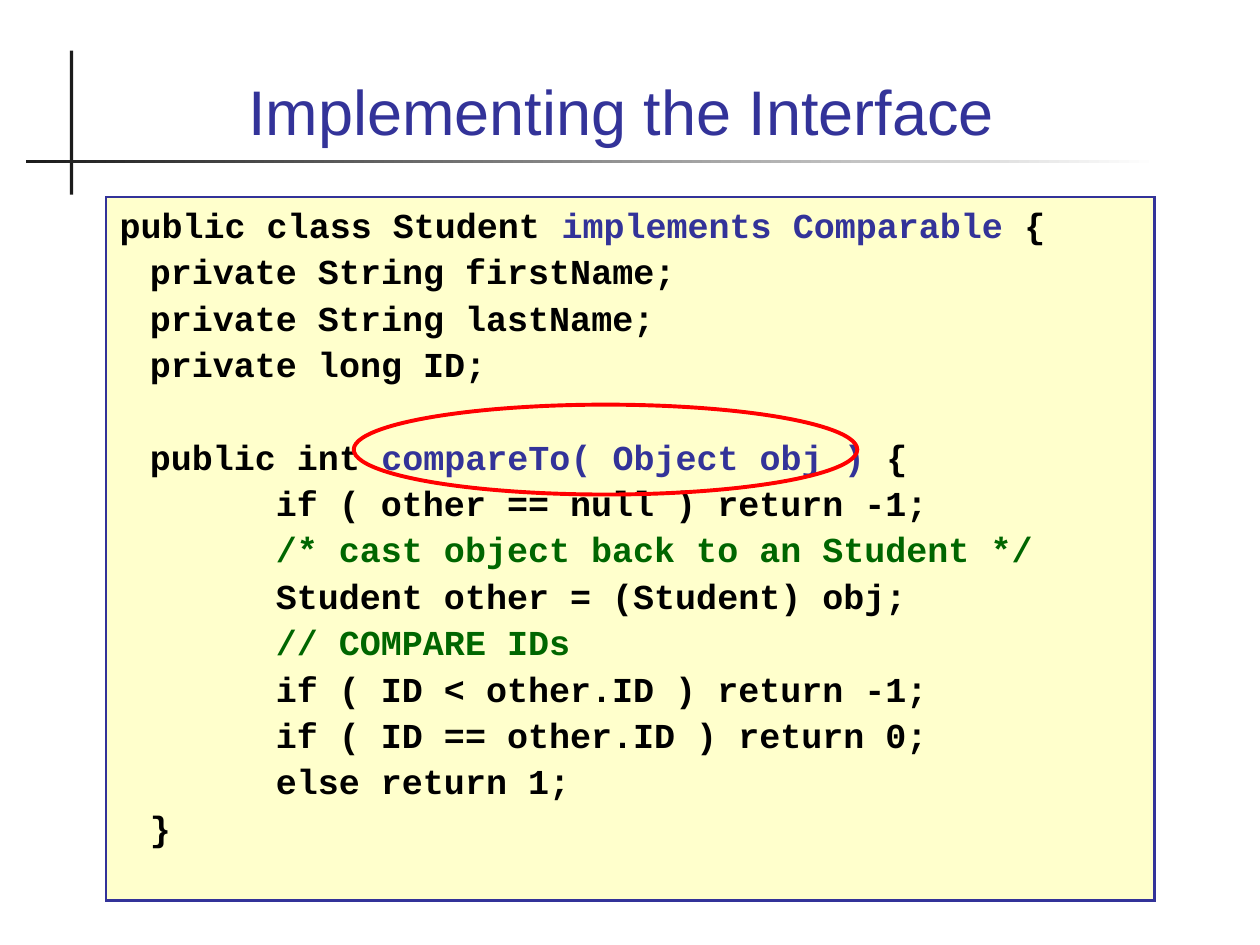
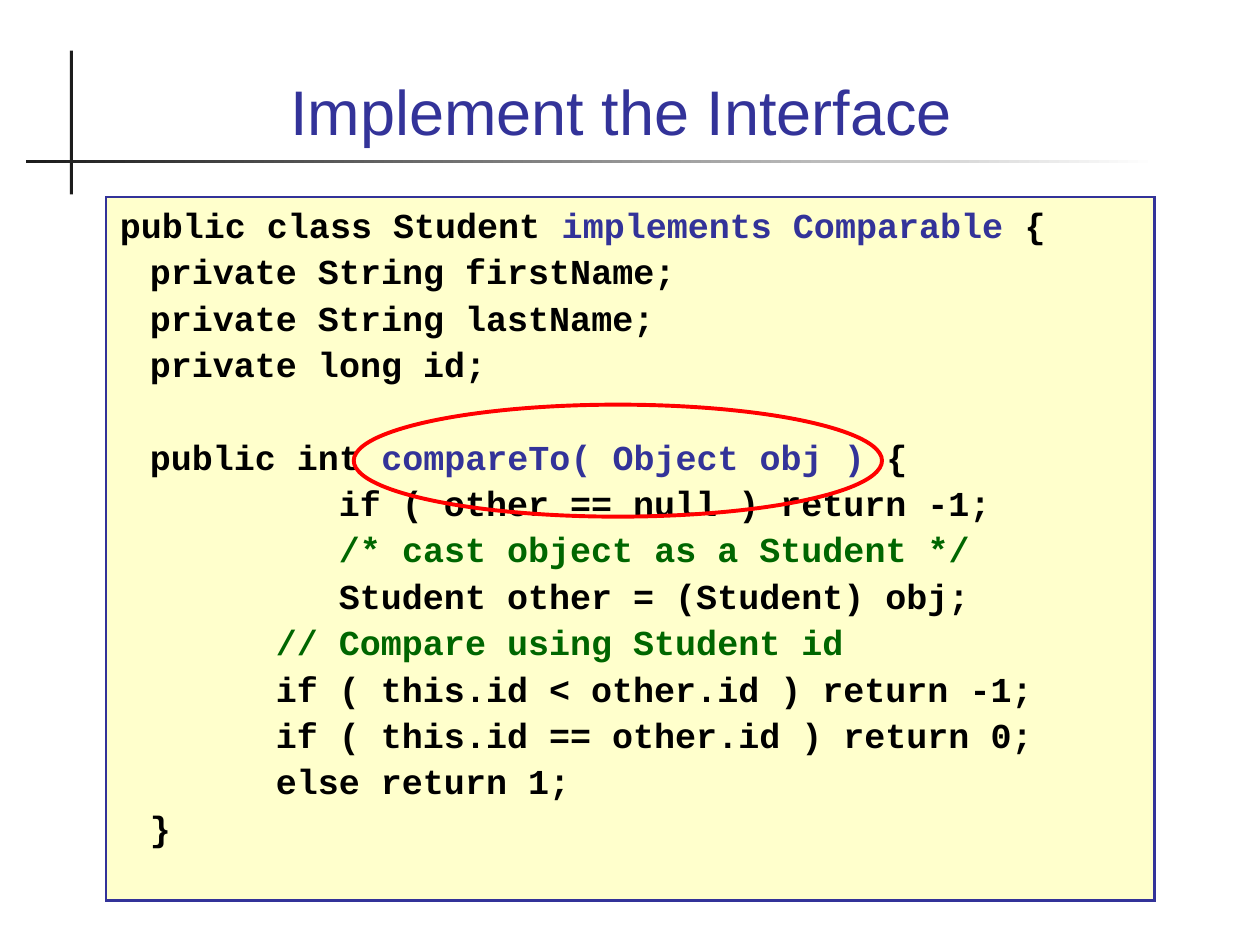
Before and after one commit to skeoop/skeoop.github.io, a slide deck: slide 14 of week2/2-Interfaces.ppt (slide 8 before the commit). Drawn at 1260x945 pixels with LibreOffice and Linux fonts; fonts in the diff are those of the drawing. Boxes give left, top, right and bottom in pixels: in the first picture for what was removed or moved away, otherwise in the second. Text is boxed around its words. In the diff, an @@ line names an element or a change of style, - is before the commit and + after.

Commit message:
update slides on polymorphism and interface

```diff
--- a/week2/2-Interfaces.ppt
+++ b/week2/2-Interfaces.ppt
@@ title at bbox=[290, 89, 952, 147]: text changed @@
-Implementing the Interface
+Implement the Interface
@@ text at bbox=[150, 352, 486, 385]: text changed @@
-private long ID;
+private long id;
@@ ellipse: place and size @@
-ellipse at bbox=[354, 404, 858, 494]
+ellipse at bbox=[354, 404, 882, 517]
@@ text at bbox=[402, 538, 906, 570]: text changed @@
-/* cast object back to an Student */
+/* cast object as a Student */
@@ text at bbox=[276, 631, 1033, 755]: text changed @@
-// COMPARE IDs
-if ( ID < other.ID ) return -1;
-if ( ID == other.ID ) return 0;
+// Compare using Student id
+if ( this.id < other.id ) return -1;
+if ( this.id == other.id ) return 0;
```
Also in this commit, not shown: 18 other slides changed, 7 slides added, 1 slide removed, 1 other file.
